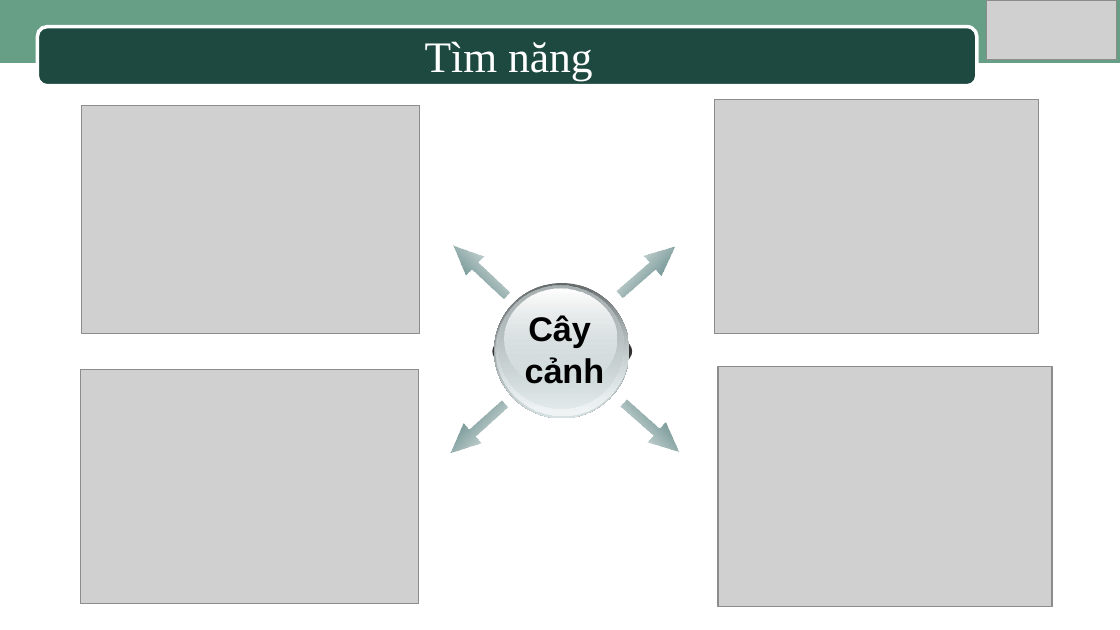
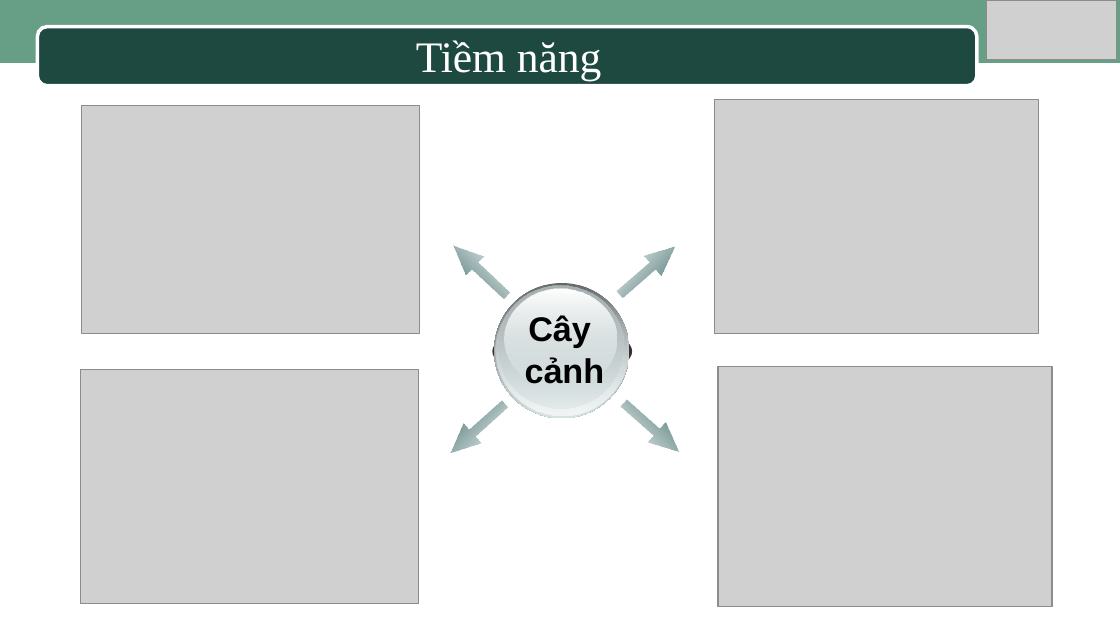
Before and after one commit to HuynhHueTruc/LuanVanTinHocUngDung, a slide deck: slide 4 of Slide_Bao_cao_luan_Van.ppt (slide 5 before the commit). Drawn at 1120x630 pixels with LibreOffice and Linux fonts; fonts in the diff are those of the drawing; grey boxes stand for pictures; background and template pictures are left out. Boxes give left, top, right and bottom in pixels: in the first picture for what was removed or moved away, otherwise in the second. Text is boxed around its words. In the diff, an @@ line names an element or a change of style, - is before the commit and + after.

```diff
--- a/Slide_Bao_cao_luan_Van.ppt
+++ b/Slide_Bao_cao_luan_Van.ppt
@@ title at (x1=416, y1=40, x2=602, y2=81): text changed @@
-Tìm năng
+Tiềm năng
```
Also in this commit, not shown: 6 other slides changed, 1 slide added, 3 other files.
